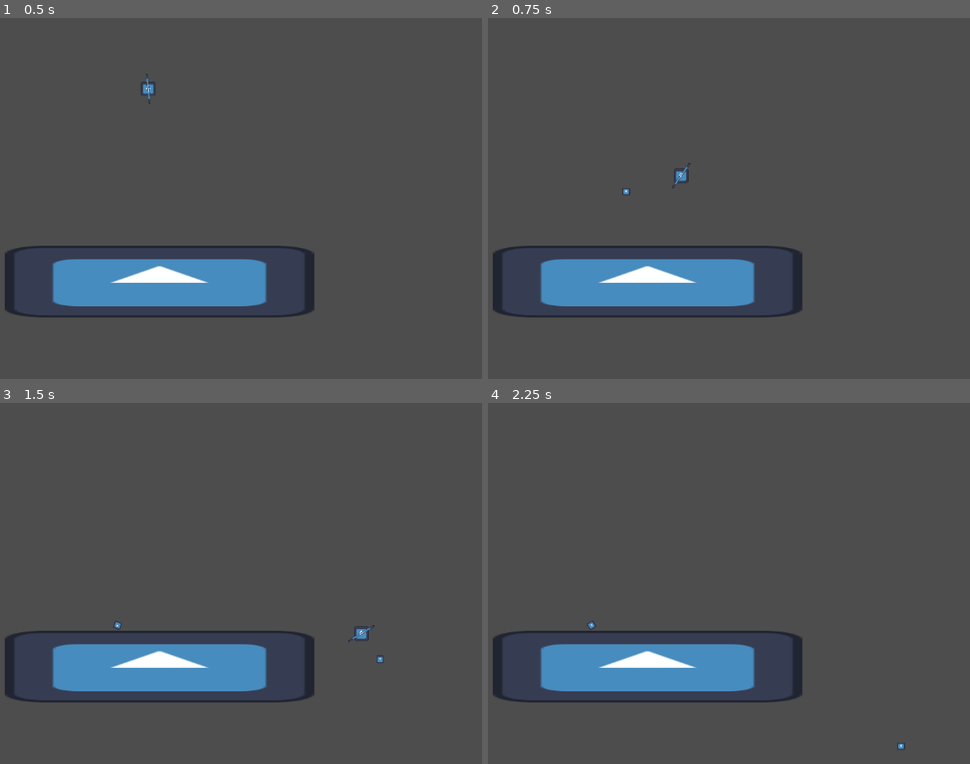
Above: before the commit, frames 1-4 (two rows, left to right).
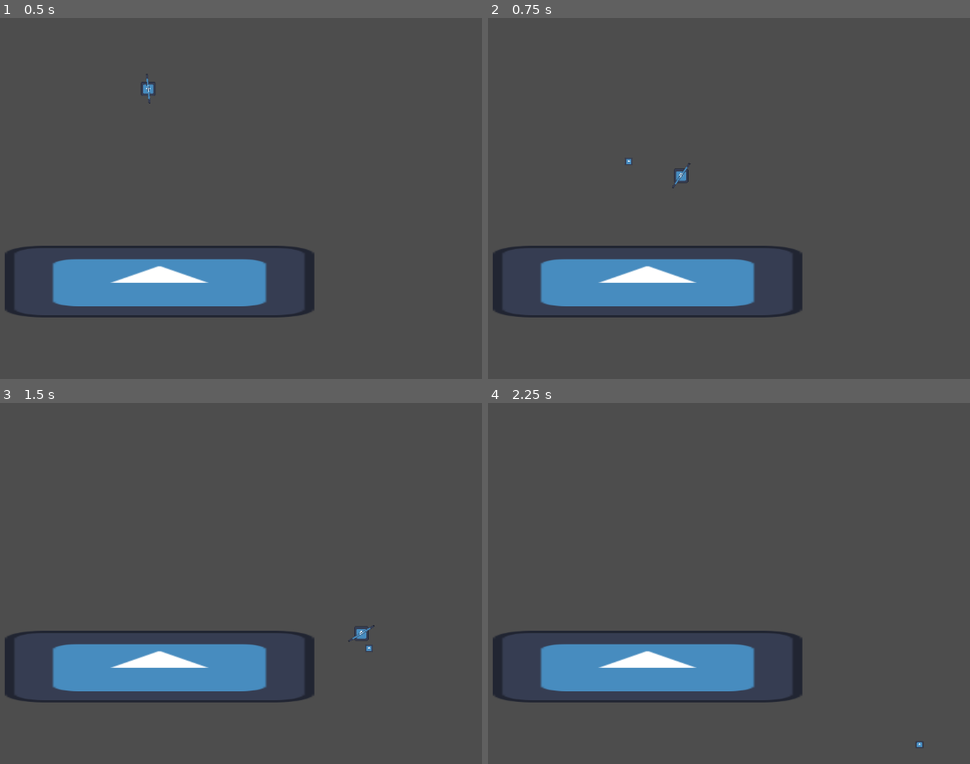
Above: after the commit, the same moments.

Repository: Chilly55/Realm-of-Rouges-Final
Game: Godot game, scene res://scenes/levels/Debug.tscn
Two runs of this game, one before a commit and one after it. Both use one fixed random seed, a clock stepped at 60 frames per second and the inputs below. The engine's default icon, where the game draws it, is replaced by a stand-in: a white triangle on a blue panel in a dark square.
Inputs (mouse positions are in pixels of both pictures, inside the frame that each line leads up to):
- Up to frame 1 (0.5 s): no input
- Up to frame 2 (0.75 s): move the mouse to (613, 270) at 0.52 s; press the mouse at (613, 270) at 0.53 s; hold D (right) from 0.53 s (still down)
- Up to frame 3 (1.5 s): keep holding D (right); tap W (jump) at 0.77 s; move the mouse to (351, 637) at 1.27 s; release the mouse at (351, 637) at 1.28 s; click (351, 637) at 1.35 s
- Up to frame 4 (2.25 s): tap W (jump) at 1.52 s; move the mouse to (outside the picture) at 2.02 s; release D (right) at 2.03 s; press the mouse at (outside the picture) at 2.03 s; hold A (left) from 2.03 s (still down)

Frame 1 is identical in both runs. In frame 2, less than 0.1% of the frame differs, in the area x 27-30%, y 38-49%; in frame 3, less than 0.1%; in frame 4, less than 0.1%, in the area x 20-91%, y 60-96%.

Commit message:
0.1.1
* Added projectile resource
* player can now shoot different projectiles

Diff:
--- /dev/null
+++ b/resources/Projectiles/Axe.tres
@@ -0,0 +1,9 @@
+[gd_resource type="Resource" script_class="ProjectileResource" load_steps=2 format=3 uid="uid://c3t4mpv2p8fm0"]
+
+[ext_resource type="Script" path="res://scripts/resources/ProjectileResource.gd" id="1_a4hk1"]
+
+[resource]
+script = ExtResource("1_a4hk1")
+life_time = 0.5
+distance = 50
+gravity = 0.0
--- /dev/null
+++ b/resources/Projectiles/Water.tres
@@ -0,0 +1,10 @@
+[gd_resource type="Resource" script_class="ProjectileResource" load_steps=2 format=3 uid="uid://wjwmjxtnjmmu"]
+
+[ext_resource type="Script" path="res://scripts/resources/ProjectileResource.gd" id="1_tdpr0"]
+
+[resource]
+script = ExtResource("1_tdpr0")
+life_time = 5.0
+distance = 10000
+gravity = 1.0
+projectile_force = 0.0
--- a/scenes/items/test_projectile.tscn
+++ b/scenes/items/test_projectile.tscn
@@ -1,11 +1,16 @@
-[gd_scene load_steps=3 format=3 uid="uid://bvm3yvcklw1m3"]
+[gd_scene load_steps=5 format=3 uid="uid://bvm3yvcklw1m3"]
 
+[ext_resource type="Script" path="res://scripts/projectiles/test_projectile.gd" id="1_ap5iy"]
 [ext_resource type="Texture2D" uid="uid://ccn1vtotoo544" path="res://icon.svg" id="1_cg3jx"]
+[ext_resource type="Resource" uid="uid://c3t4mpv2p8fm0" path="res://resources/Projectiles/Axe.tres" id="2_g1p03"]
 
 [sub_resource type="CircleShape2D" id="CircleShape2D_qxu5g"]
 
-[node name="TestProjectile" type="RigidBody2D"]
+[node name="BaseProjectile" type="RigidBody2D" node_paths=PackedStringArray("projectile_collison_box")]
 collision_layer = 0
+script = ExtResource("1_ap5iy")
+_projectile_resource = ExtResource("2_g1p03")
+projectile_collison_box = NodePath("Area2D")
 
 [node name="CollisionShape2D" type="CollisionShape2D" parent="."]
 shape = SubResource("CircleShape2D_qxu5g")
@@ -13,3 +18,8 @@
 [node name="Sprite2D" type="Sprite2D" parent="."]
 scale = Vector2(0.105, 0.105)
 texture = ExtResource("1_cg3jx")
+
+[node name="Area2D" type="Area2D" parent="."]
+
+[node name="CollisionShape2D" type="CollisionShape2D" parent="Area2D"]
+shape = SubResource("CircleShape2D_qxu5g")
--- a/scripts/items/Pointer.gd
+++ b/scripts/items/Pointer.gd
@@ -6,15 +6,10 @@
 
 func _input(event):
 	if event.is_action_pressed("fire"):
-		var new_projectile:RigidBody2D = project_scene.instantiate()
+		var new_projectile:BaseProjectile = project_scene.instantiate()
 		emitter.add_child(new_projectile)
-		new_projectile.position = emitter.global_position
-		var direction = (get_viewport().get_mouse_position() - emitter.global_position).normalized() * 600
-		print(direction)
-		new_projectile.linear_velocity = direction
-		new_projectile.top_level = true
-
-
+		var direction = (get_viewport().get_mouse_position() - emitter.global_position).normalized()
+		new_projectile.set_up(emitter.global_position, direction)
 
 func _physics_process(delta):
 	look_at(get_viewport().get_mouse_position())
--- /dev/null
+++ b/scripts/projectiles/test_projectile.gd
@@ -0,0 +1,32 @@
+extends RigidBody2D
+class_name BaseProjectile
+
+@export var _projectile_resource:ProjectileResource
+@export var projectile_collison_box:Area2D
+
+@export var projectile_force : float
+
+
+func set_up(pos:Vector2, direction:Vector2):
+	position = pos
+	projectile_force = ((-2.0 * _projectile_resource.distance) / (_projectile_resource.life_time ** 2)) * -1
+	linear_velocity = direction * projectile_force
+	top_level = true
+
+
+# Called when the node enters the scene tree for the first time.
+func _ready():
+	gravity_scale = _projectile_resource.gravity
+	var death_timer = Timer.new()
+	add_child(death_timer)
+	death_timer.timeout.connect(queue_free)
+	death_timer.start(_projectile_resource.life_time)
+
+	projectile_collison_box.body_entered.connect(die)
+
+func die(_node):
+	queue_free()
+
+# Called every frame. 'delta' is the elapsed time since the previous frame.
+func _process(delta):
+	pass
--- /dev/null
+++ b/scripts/resources/ProjectileResource.gd
@@ -0,0 +1,7 @@
+extends Resource
+class_name ProjectileResource
+
+@export_category("Statistics")
+@export var life_time:= 5.0
+@export var distance := 600
+@export var gravity := 1.0
Not shown, changed: info/ChangeLog.md
Not shown, added: scenes/items/PoiB43B.tmp
